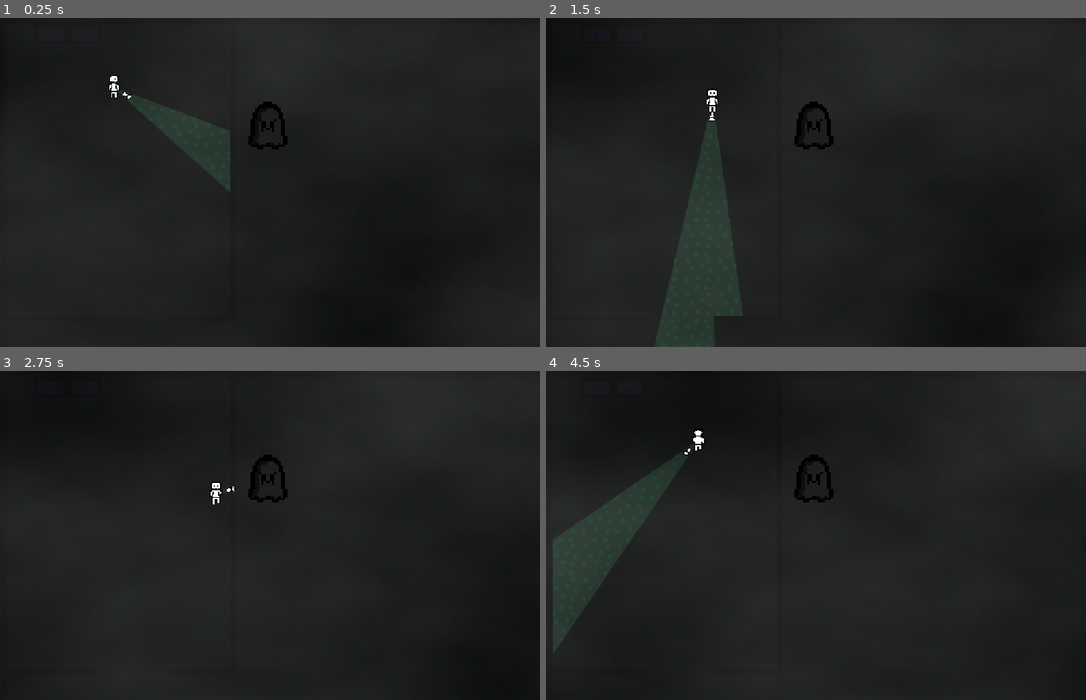
Above: before the commit, frames 1-4 (two rows, left to right).
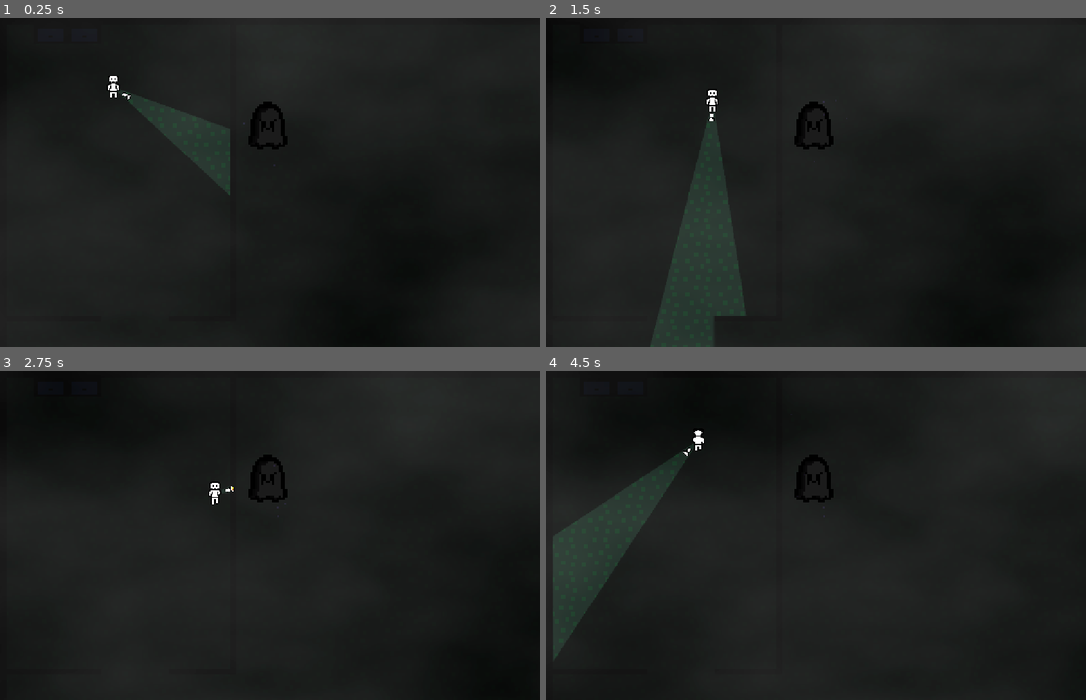
Above: after the commit, the same moments.

Repository: RSCode0/baudo-jam
Game: Godot game, scene res://scenes/game.tscn
Same seed, same stepped clock (60 frames per second), same inputs: the game is played once before the commit and once after it.
Inputs (mouse positions are in pixels of both pictures, inside the frame that each line leads up to):
- Up to frame 1 (0.25 s): no input
- Up to frame 2 (1.5 s): tap Enter at 0.5 s; move the mouse to (934, 166) at 0.52 s; hold D (right) 0.53-1.28 s; move the mouse to (708, 198) at 1.27 s; hold S (down) from 1.28 s (still down)
- Up to frame 3 (2.75 s): move the mouse to (324, 463) at 2.02 s; release S (down) at 2.03 s; hold D (right) from 2.03 s (still down)
- Up to frame 4 (4.5 s): move the mouse to (789, 601) at 2.77 s; release D (right) at 2.78 s; hold Z (up) 2.78-3.53 s; move the mouse to (978, 584) at 3.52 s; hold Q (left) from 3.53 s (still down); move the mouse to (654, 486) at 4.27 s

The runs differ from the first frame. In frame 1, less than 0.1% of the frame differs, in the area x 19-46%, y 17-54%; in frame 2, less than 0.1%; in frame 3, less than 0.1%, in the area x 38-53%, y 33-45%; in frame 4, less than 0.1%.
Error after the commit: Parse Error: Could not find type "Player" in the current scope. (res://scripts/global_scripts/NPC_Manager.gd:9)

Commit message:
making NPC scripts

Diff:
--- a/project.godot
+++ b/project.godot
@@ -17,6 +17,8 @@
 [autoload]
 
 EnnemiManager="*uid://dg2ru15evvc2i"
+NpcManager="*uid://cy5qsrx8p34ac"
+SaveLoad="*uid://c0j4c78i212cb"
 
 [display]
 
@@ -66,4 +68,7 @@
 [rendering]
 
 textures/canvas_textures/default_texture_filter=0
+textures/canvas_textures/default_texture_repeat=1
 rendering_device/driver.windows="d3d12"
+environment/defaults/default_clear_color=Color(0, 0, 0, 1)
+2d/snap/snap_2d_transforms_to_pixel=true
--- a/scenes/entities/ennemi_base.tscn
+++ b/scenes/entities/ennemi_base.tscn
@@ -3,6 +3,8 @@
 [ext_resource type="Script" uid="uid://cstfghsinxg8g" path="res://scripts/entities-scripts/ennemi_base.gd" id="1_kuhyk"]
 
 [node name="Ennemi_base" type="Area2D" unique_id=314191377]
+collision_layer = 4
+collision_mask = 0
 script = ExtResource("1_kuhyk")
 
 [node name="Sprite2D" type="Sprite2D" parent="." unique_id=35325767]
--- /dev/null
+++ b/scenes/entities/npc_base.tscn
@@ -0,0 +1,10 @@
+[gd_scene format=3 uid="uid://dhh2fnbs2sv3h"]
+
+[ext_resource type="Script" uid="uid://rlcb7hqjaxy7" path="res://scripts/entities-scripts/npc_base.gd" id="1_u3gfj"]
+
+[node name="NPC_base" type="Area2D" unique_id=504461816]
+script = ExtResource("1_u3gfj")
+
+[node name="Label" type="Label" parent="." unique_id=296120210]
+offset_right = 40.0
+offset_bottom = 23.0
--- a/scenes/entities/phantôme.tscn
+++ b/scenes/entities/phantôme.tscn
@@ -2,6 +2,7 @@
 
 [ext_resource type="Script" uid="uid://cstfghsinxg8g" path="res://scripts/entities-scripts/ennemi_base.gd" id="1_i6xn8"]
 [ext_resource type="Texture2D" uid="uid://btu610tvsgqda" path="res://graphics/sprites/entities-sprites/phantôme.png" id="2_ihmvc"]
+[ext_resource type="Shader" uid="uid://bpl5vtm5k4c51" path="res://shaders/light.gdshader" id="3_ihmvc"]
 
 [sub_resource type="CircleShape2D" id="CircleShape2D_0x8yu"]
 radius = 19.104973
@@ -10,8 +11,12 @@
 radius = 39.623226
 
 [sub_resource type="OccluderPolygon2D" id="OccluderPolygon2D_i6xn8"]
-cull_mode = 2
+closed = false
 polygon = PackedVector2Array(-5, 9, -2, 9, -2, 8, 2, 8, 2, 9, 5, 9, 5, 8, 8, 8, 8, 7, 9, 7, 9, 3, 8, 3, 8, -5, 7, -5, 7 …(205 unchanged characters)…
+
+[sub_resource type="ShaderMaterial" id="ShaderMaterial_i6xn8"]
+shader = ExtResource("3_ihmvc")
+shader_parameter/intensity = 10.0
 
 [node name="Phantôme" type="Node2D" unique_id=372875011]
 
@@ -31,3 +36,20 @@
 
 [node name="LightOccluder2D" type="LightOccluder2D" parent="." unique_id=1097909353]
 occluder = SubResource("OccluderPolygon2D_i6xn8")
+
+[node name="CPUParticles2D" type="CPUParticles2D" parent="." unique_id=1041181482]
+material = SubResource("ShaderMaterial_i6xn8")
+amount = 5
+randomness = 1.0
+lifetime_randomness = 0.58
+emission_shape = 2
+emission_sphere_radius = 17.28
+gravity = Vector2(0, -100)
+scale_amount_min = 0.8
+scale_amount_max = 0.8
+color = Color(0.34345308, 0.22219759, 0.7034924, 1)
+
+[node name="RayCast2D" type="RayCast2D" parent="." unique_id=683432791]
+target_position = Vector2(27, 28)
+collide_with_areas = true
+collide_with_bodies = false
--- a/scenes/entities/player.tscn
+++ b/scenes/entities/player.tscn
@@ -94,10 +94,17 @@
 texture = ExtResource("4_42nxq")
 
 [node name="PointLight2D" type="PointLight2D" parent="Torche" unique_id=1278087491]
-scale = Vector2(1, 2.625)
+scale = Vector2(1, 2.4166665)
 energy = 8.0
 blend_mode = 2
 shadow_enabled = true
 shadow_filter = 2
 texture = ExtResource("5_5u6hq")
 offset = Vector2(0, -160)
+
+[node name="RayCast2D" type="RayCast2D" parent="Torche/PointLight2D" unique_id=526638803]
+scale = Vector2(0.99999994, 0.41379312)
+target_position = Vector2(0, -776.6666)
+collision_mask = 8
+collide_with_areas = true
+collide_with_bodies = false
--- a/scenes/game.tscn
+++ b/scenes/game.tscn
@@ -15,6 +15,11 @@
 [sub_resource type="ShaderMaterial" id="ShaderMaterial_61gog"]
 shader = ExtResource("1_lbhrr")
 shader_parameter/Texture2DParameter = SubResource("GradientTexture2D_lbhrr")
+
+[sub_resource type="Environment" id="Environment_be0ha"]
+background_mode = 3
+glow_enabled = true
+glow_hdr_threshold = 1.5
 
 [sub_resource type="Gradient" id="Gradient_iywne"]
 offsets = PackedFloat32Array(0, 0.008928572, 0.9791667, 0.9970238, 1)
@@ -35,6 +40,9 @@
 [node name="Game" type="Node2D" unique_id=567505834]
 material = SubResource("ShaderMaterial_61gog")
 script = ExtResource("1_uwrxv")
+
+[node name="WorldEnvironment" type="WorldEnvironment" parent="." unique_id=430261138]
+environment = SubResource("Environment_be0ha")
 
 [node name="Entities" type="Node2D" parent="." unique_id=1896554701]
 z_index = 1
--- /dev/null
+++ b/scenes/global_scenes/NPC_Manager.tscn
@@ -0,0 +1,6 @@
+[gd_scene format=3 uid="uid://cy5qsrx8p34ac"]
+
+[ext_resource type="Script" uid="uid://o2hgg63o7u1w" path="res://scripts/global_scripts/NPC_Manager.gd" id="1_cdnaw"]
+
+[node name="NpcManager" type="Node2D" unique_id=996753361]
+script = ExtResource("1_cdnaw")
--- /dev/null
+++ b/scripts/Data/Dialogues_Data.gd
@@ -0,0 +1 @@
+class_name NPCData
--- /dev/null
+++ b/scripts/Data/SaveData.gd
@@ -0,0 +1,6 @@
+extends Resource
+
+class_name ResourceSaveData
+
+@export var dialogues = {
+}
--- /dev/null
+++ b/scripts/entities-scripts/npc_base.gd
@@ -0,0 +1,14 @@
+extends Area2D
+class_name NPC
+
+@export var npc_name: String
+@onready var name_label = $Label
+
+func _ready() -> void:
+	$Label.text = npc_name
+
+func _on_body_entered(body: Node2D) -> void:
+	NpcManager.register_body(self)
+
+func _on_body_exited(body: Node2D) -> void:
+	NpcManager.unregister_body(self)
--- /dev/null
+++ b/scripts/global_scripts/NPC_Manager.gd
@@ -0,0 +1,125 @@
+extends Node
+class_name NPC_MANAGER
+
+var active_dialogue = false
+var active_npc: NPC
+var active_player_dialogue = false
+var active_dialogues
+var dialogues = NPCData.new()
+@onready var player: Player = get_tree().get_first_node_in_group("Player")
+
+var dialogue_index = 0
+var current_text = ""
+var current_speaker: String
+
+var typewritter_speed: int = 20
+var typewritter_index: int = 0
+var typewritter_timer: float = 0.0
+
+func register_body(body: NPC):
+	active_npc = body
+	body.name_label.hide()
+
+func unregister_body(body: NPC):
+	if active_npc:
+		body.name_label.show()
+		active_npc.panel.hide()
+		active_npc = null
+
+func _input(event: InputEvent) -> void:
+	if event.is_action_pressed("Interact"):
+		if active_npc:
+			if not active_dialogue:
+				player.can_move = false
+				active_dialogue = true
+				player.current_animation = "idle"
+				if not SaveLoad.SaveFile.dialogues[active_npc.npc_name.remove_chars(" ")]:
+					active_dialogues = dialogues[active_npc.npc_name.remove_chars(" ")]["dialogue"]
+				else:
+					active_dialogues = dialogues[active_npc.npc_name.remove_chars(" ")]["base_dialogue"]
+			advance_dialogue()
+		elif active_player_dialogue:
+			advance_dialogue()
+
+func _process(delta: float) -> void:
+	if active_npc:
+		if active_dialogue:
+			player.current_animation = "idle"
+			player.health_bar.hide()
+			active_npc.panel.show()
+			active_npc.label.show()
+			active_npc.interact_text.hide()
+			dialogue(delta)
+		else:
+			active_npc.interact_text.show()
+			active_npc.panel.show()
+			active_npc.label.hide()
+			player.dialogue_panel.hide()
+	elif active_player_dialogue:
+		dialogue(delta)
+		player.health_bar.hide()
+	else:
+		player.health_bar.show()
+		player.dialogue_panel.hide()
+
+func check_player_dialogue(flag):
+	if flag in dialogues.Player.keys():
+		active_player_dialogue = true
+		player.can_move = false
+		player.current_animation = "idle"
+		active_dialogues = dialogues.Player[flag]
+		advance_dialogue()
+
+func dialogue(delta):
+	var current_time = Time.get_ticks_msec()
+	if typewritter_index <= len(current_text):
+		if current_time - typewritter_timer > typewritter_speed:
+			typewritter_index += 1
+			typewritter_timer = current_time
+	update_label()
+
+func advance_dialogue():
+	if typewritter_index < len(current_text):
+		typewritter_index = len(current_text)
+		return
+
+	if dialogue_index >= len(active_dialogues):
+		if active_npc:
+			SaveLoad.SaveFile.dialogues[active_npc.npc_name.remove_chars(" ")] = true
+			SaveLoad.save()
+		dialogue_index = 0
+		active_dialogue = false
+		active_player_dialogue = false
+		player.can_move = true
+		current_text = ""
+		current_speaker = ""
+		return
+
+	var dialogue = active_dialogues[dialogue_index]
+	current_text = handle_action_tag(dialogue["text"])
+	current_speaker = dialogue["speaker"]
+	dialogue_index += 1
+	typewritter_index = 0
+
+func handle_action_tag(text:String):
+	if not text:
+			return text
+
+	var start = text.find("[")
+	var end = text.find("]", start + 1)
+
+	if start != -1 and end != -1:
+		text = (text.substr(0, start) + text.substr(end + 1, -1))
+
+	return text
+
+func update_label():
+	var text = current_text.substr(0, typewritter_index)
+	if current_speaker != "player":
+		active_npc.label.text = text
+		player.dialogue_panel.hide()
+	else:
+		player.dialogue_panel.show()
+		player.dialogue_label.text = text
+		if active_npc:
+			active_npc.panel.hide()
--- /dev/null
+++ b/scripts/global_scripts/SaveLoad.gd
@@ -0,0 +1,17 @@
+extends Node2D
+
+var location = "user://Save.tres"
+var SaveFile: ResourceSaveData = ResourceSaveData.new()
+
+func _ready() -> void:
+	_load()
+
+func get_data():
+	return SaveFile
+
+func _load():
+	if FileAccess.file_exists(location):
+		SaveFile = ResourceLoader.load(location)
+
+func save():
+	ResourceSaver.save(SaveFile, location)
--- /dev/null
+++ b/shaders/light.gdshader
@@ -0,0 +1,18 @@
+shader_type canvas_item;
+render_mode blend_add, unshaded;
+// 2D light shader by HaruYou27.
+
+uniform sampler2D SCREEN_TEXTURE : hint_screen_texture, repeat_disable, filter_nearest;
+
+uniform float intensity = 10.0;
+
+void fragment() {
+    // Sample the underlying screen color
+    vec3 under_color = texture(SCREEN_TEXTURE, SCREEN_UV).rgb;
+
+    // Make it brighter
+    vec3 final_color = under_color * COLOR.rgb * intensity;
+
+    // Don't forget the alpha value
+    COLOR = vec4(final_color, COLOR.a);
+}
Not shown, added: scripts/Data/Dialogues_Data.gd.uid
Not shown, added: scripts/Data/SaveData.gd.uid
Not shown, added: scripts/entities-scripts/npc_base.gd.uid
Not shown, added: scripts/global_scripts/NPC_Manager.gd.uid
Not shown, added: scripts/global_scripts/SaveLoad.gd.uid
Not shown, added: shaders/light.gdshader.uid
